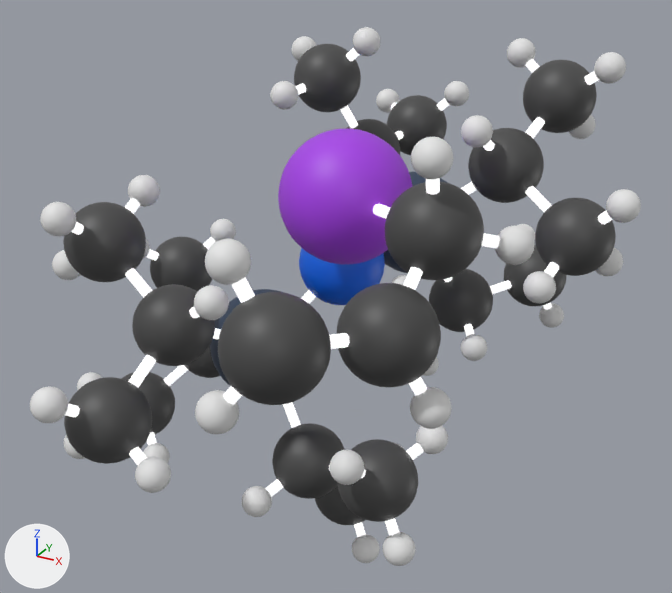
Before and after pictures for a commit that changed the glTF model threed/model/molecule.glb.
The view is the same before and after, from a camera (50 mm lens) standing at (6.03, -11.57, 5.93) and looking at (-0.3, -0.06, 0.18). Arrows for +X, +Y and +Z are at lower left; the lights stay in place. Where no turn or scale is listed for an object, it has been applied to the vertices.

The scene before the commit, as lines of its bpy script (objects in view):
```python
ob_c_18 = bpy.data.objects.new('C_18', me_sphere_003)
ob_c_18.location = (2.99, 1.03, 1.38)
ob_c_18.scale = (0.77, 0.77, 0.77)
ob_c_19 = bpy.data.objects.new('C_19', me_sphere_003)
ob_c_19.location = (2.23, -2.36, 2.4)
ob_c_19.scale = (0.77, 0.77, 0.77)
ob_c_20 = bpy.data.objects.new('C_20', me_sphere_003)
ob_c_20.location = (2.22, -3.47, 1.57)
ob_c_20.scale = (0.77, 0.77, 0.77)
ob_c_21 = bpy.data.objects.new('C_21', me_sphere_003)
ob_c_21.location = (1.55, -4.67, 1.79)
ob_c_21.scale = (0.77, 0.77, 0.77)
ob_c_7 = bpy.data.objects.new('C_7', me_sphere_003)
ob_c_7.location = (-1.43, -2.57, 0.48)
ob_c_7.scale = (0.77, 0.77, 0.77)
ob_c_8 = bpy.data.objects.new('C_8', me_sphere_003)
ob_c_8.location = (-2.62, -2.47, 1.43)
ob_c_8.scale = (0.77, 0.77, 0.77)
ob_c_9 = bpy.data.objects.new('C_9', me_sphere_003)
ob_c_9.location = (-1.59, -3.83, -0.4)
ob_c_9.scale = (0.77, 0.77, 0.77)
ob_h_46 = bpy.data.objects.new('H_46', me_sphere_004)
ob_h_46.location = (1.0, -4.93, 1.04)
ob_h_46.scale = (0.32, 0.32, 0.32)
ob_sticks = bpy.data.objects.new('Sticks', me_mesh_sticks)
ob_sticks.location = (1.95, 4.75, 2.06)
# also in view: 'H_47' at (1.05, -4.68, 2.61); 'H_16' at (-2.53, -1.68, 1.98); 'H_45' at (2.71, -3.41, 0.79); 'C_4' at (-0.01, -1.4, -1.93); 'N_1' at (-0.25, 0.04, 0.72)
```
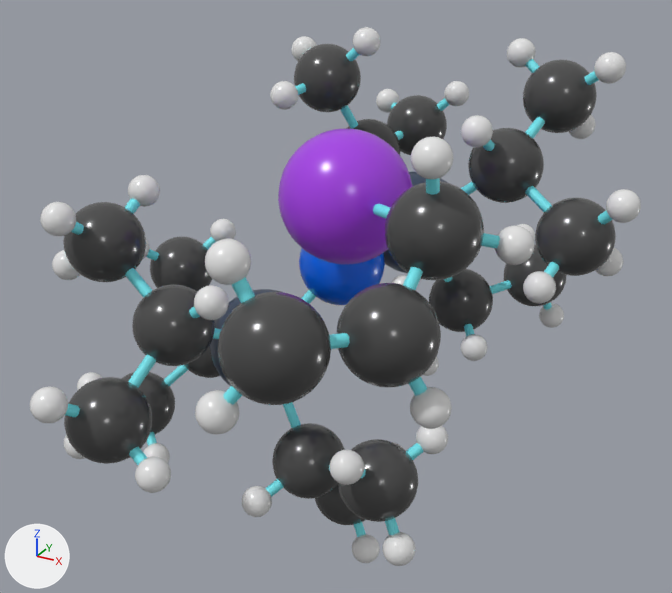
Pixel boxes (x1, y1, x2, y2) of what changed, in the pictures (672 x 593 px):
```json
{"object": "Mg_1", "change": "surface changed", "before": [278, 129, 412, 264], "after": [278, 129, 412, 264]}
{"object": "C_21", "change": "surface changed", "before": [218, 292, 331, 405], "after": [218, 292, 331, 405]}
{"object": "C_20", "change": "surface changed", "before": [337, 283, 440, 387], "after": [337, 283, 440, 387]}
{"object": "C_19", "change": "surface changed", "before": [385, 182, 484, 280], "after": [385, 182, 484, 280]}
{"object": "Sticks", "change": "recoloured, surface changed", "before": [65, 48, 613, 537], "after": [65, 48, 613, 537], "on screen": "white to cyan"}
{"object": "C_9", "change": "surface changed", "before": [64, 377, 152, 459], "after": [64, 377, 152, 459]}
{"object": "C_8", "change": "surface changed", "before": [65, 202, 146, 282], "after": [65, 202, 146, 282]}
{"object": "C_7", "change": "surface changed", "before": [137, 284, 215, 366], "after": [137, 284, 215, 366]}
{"object": "N_1", "change": "surface changed", "before": [300, 248, 385, 305], "after": [300, 248, 385, 305]}
```

Scene script edits in JSON lines:
```json
{"op": "remove", "block": "mat_stick", "code": "mat_stick.emission_strength = 1.0"}
{"op": "set", "path": "mat_stick.base_color", "old": "(0.343, 0.343, 0.343)", "new": "(0.181, 0.847, 0.92)", "note": "grey #9e9e9e -> cyan #76edf6"}
{"op": "set", "path": "mat_carbon.roughness", "old": "0.5", "new": "0.209"}
{"op": "set", "path": "mat_nitrogen.roughness", "old": "0.5", "new": "0.216"}
{"op": "set", "path": "mat_magnesium.roughness", "old": "0.5", "new": "0.242"}
```
